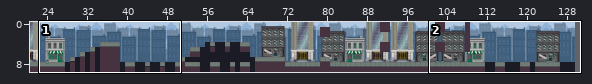
Tiled map -- Game/Game/maps/Scene02.tmx. The first picture is a wide view before the edit; the outline marks the close-up.
Close-up. The starting point:
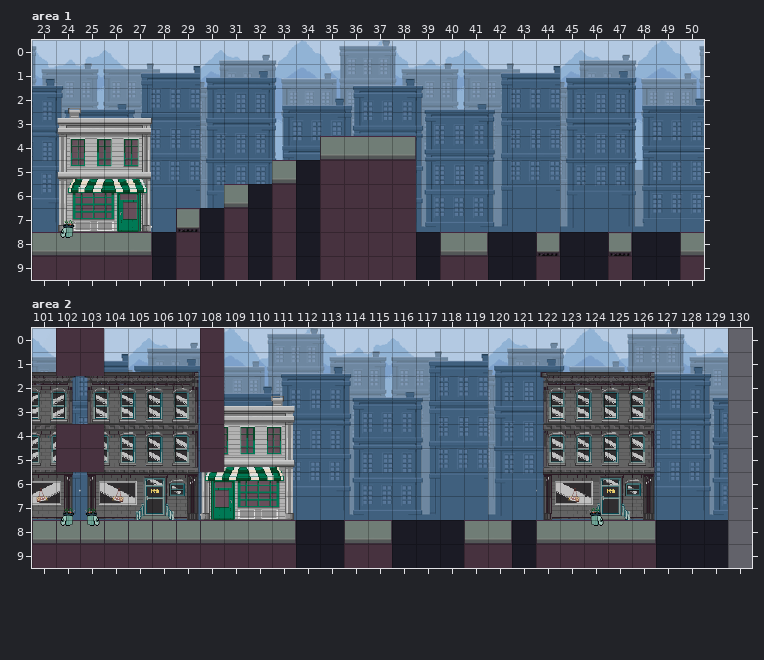
Cells are 32x32 px. Shown: area 1 x 23..50, y 0..9; area 2 x 101..130, y 0..9. The commit also changed other parts of the map, which this record leaves out.
After the commit:
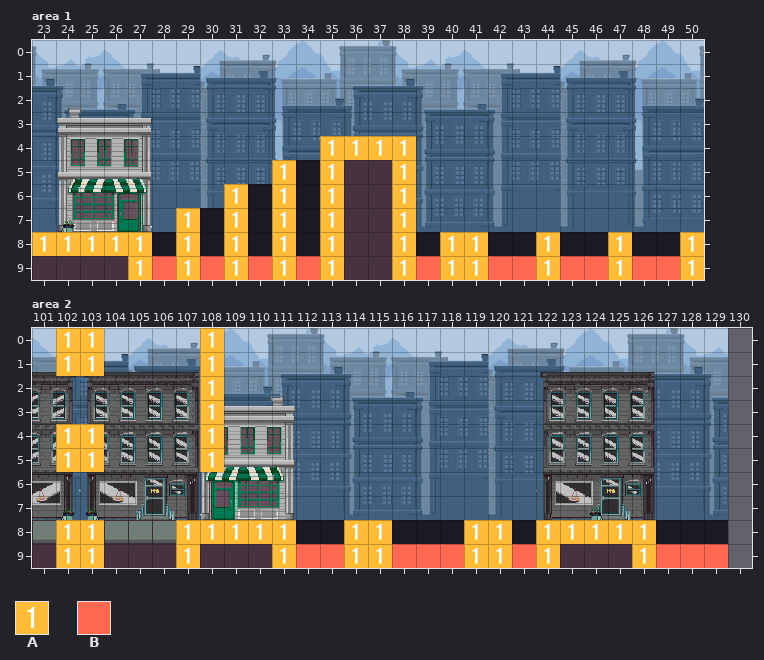
Key: from "Lvl_0_Tileset": A 29, B 129.
_ is an empty cell, . an unchanged one.
Tiles of an added or newly shown layer are drawn over the layers below it.
Changes in this commit:
--- layer "Collision" (now shown), area 1
@@ x 23..50 @@
- 4 ............____............
- 5 .........._._.._............
- 6 ........_._._.._............
- 7 ......_._._._.._............
- 8 _____._._._._.._.__.._.._.._
- 9 ...._________.._____________
+ 4 ............AAAA............
+ 5 ..........A.A..A............
+ 6 ........A.A.A..A............
+ 7 ......A.A.A.A..A............
+ 8 AAAAA.A.A.A.A..A.AA..A..A..A
+ 9 ....ABABABABA..ABAABBABBABBA
--- layer "Collision" (now shown), area 2
@@ x 102..108 @@
- 0 __...._
- 1 __...._
- 2 ......_
- 3 ......_
- 4 __...._
- 5 __...._
+ 0 AA....A
+ 1 AA....A
+ 2 ......A
+ 3 ......A
+ 4 AA....A
+ 5 AA....A
@@ x 102..129 @@
- 8 __..._____..__...__._____...
- 9 __..._...____________...____
+ 8 AA...AAAAA..AA...AA.AAAAA...
+ 9 AA...A...ABBAABBBAABA...ABBB
Changed places in both close-ups, as pixel boxes (x1, y1, x2, y2):
added: (32, 136, 704, 280)
added: (56, 328, 104, 376)
added: (200, 328, 224, 472)
added: (56, 424, 104, 472)
added: (56, 520, 104, 568)
added: (176, 520, 728, 568)
